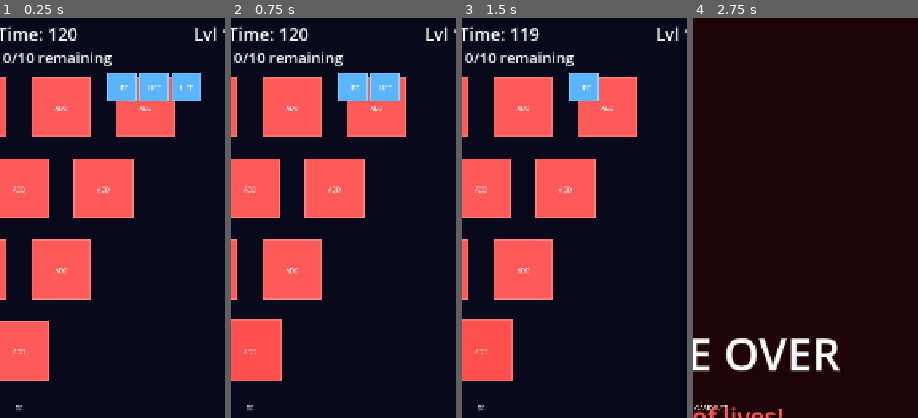
Above: before the commit, frames 1-4 (left to right).
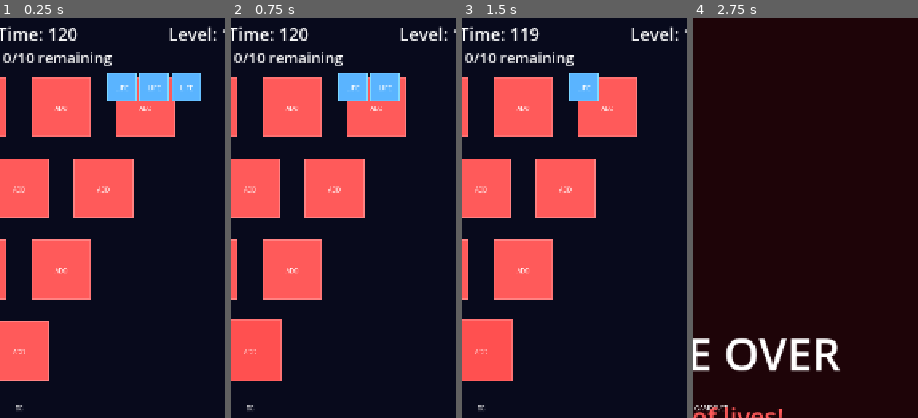
Above: after the commit, the same moments.

Repository: rajeshja/Math-Invaders-SDD
Game: Godot game, scene res://scenes/main.tscn
The game is run twice, just before and just after one commit, with the same random seed, the same clock (stepped at 60 frames per second) and the same inputs.
Inputs:
- Up to frame 1 (0.25 s): no input
- Up to frame 2 (0.75 s): click "15" at 0.5 s
- Up to frame 3 (1.5 s): click "10" at 1.25 s
- Up to frame 4 (2.75 s): click "7" at 2 s
The pictures show only the part of the screen within x 46-96%, y 1-51%; the shares and areas given below are measured in that part.

The runs differ from the first frame. In frame 1, 0.4% of the frame differs, in the area x 75-97%, y 2-6%; in frame 2, 0.4%; in frame 3, 0.4%; in frame 4, nothing differs.

Commit message:
Broken implementation of Phase 6.

Diff:
--- a/scenes/hud.tscn
+++ b/scenes/hud.tscn
@@ -20,7 +20,7 @@
 offset_bottom = 60.0
 theme_override_font_sizes/font_size = 28
 horizontal_alignment = 2
-text = "Lvl 1"
+text = "Level: 1"
 
 [node name="TimeLabel" type="Label" parent="."]
 offset_left = 280.0
--- /dev/null
+++ b/scenes/level_complete_banner.tscn
@@ -0,0 +1,21 @@
+[gd_scene load_steps=3 format=3 uid="uid://level_complete_banner_scene_001"]
+
+[ext_resource type="Script" path="res://scripts/level_complete_banner.gd" id="1"]
+[ext_resource type="Texture2D" path="res://assets/images/ui/level_complete_banner.png" id="2"]
+
+[node name="LevelCompleteBanner" type="CanvasLayer"]
+script = ExtResource("1")
+
+[node name="BannerImage" type="TextureRect" parent="."]
+anchors_preset = 8
+anchor_left = 0.5
+anchor_top = 0.5
+anchor_right = 0.5
+anchor_bottom = 0.5
+offset_left = -300.0
+offset_top = -100.0
+offset_right = 300.0
+offset_bottom = 100.0
+texture = ExtResource("2")
+
+[node name="Timer" type="Timer" parent="."]
--- a/scenes/main.tscn
+++ b/scenes/main.tscn
@@ -1,13 +1,15 @@
-[gd_scene load_steps=10 format=3 uid="uid://main_scene_001"]
+[gd_scene load_steps=12 format=3 uid="uid://main_scene_001"]
 
 [ext_resource type="Script" path="res://scripts/main.gd" id="1"]
 [ext_resource type="Script" path="res://scripts/wave_manager.gd" id="2"]
+[ext_resource type="Script" path="res://scripts/level_manager.gd" id="9"]
 [ext_resource type="Texture2D" path="res://assets/images/background/background_space.png" id="3"]
 [ext_resource type="PackedScene" path="res://scenes/player.tscn" id="4"]
 [ext_resource type="PackedScene" path="res://scenes/hud.tscn" id="5"]
 [ext_resource type="PackedScene" path="res://scenes/question_panel.tscn" id="6"]
 [ext_resource type="PackedScene" path="res://scenes/wave_banner.tscn" id="7"]
 [ext_resource type="PackedScene" path="res://scenes/game_over_overlay.tscn" id="8"]
+[ext_resource type="PackedScene" path="res://scenes/level_complete_banner.tscn" id="10"]
 
 [node name="Main" type="Node2D"]
 script = ExtResource("1")
@@ -30,10 +32,15 @@
 [node name="WaveManager" type="Node" parent="."]
 script = ExtResource("2")
 
+[node name="LevelManager" type="Node" parent="."]
+script = ExtResource("9")
+
 [node name="HUD" parent="." instance=ExtResource("5")]
 
 [node name="QuestionPanel" parent="." instance=ExtResource("6")]
 
 [node name="WaveBanner" parent="." instance=ExtResource("7")]
 
+[node name="LevelCompleteBanner" parent="." instance=ExtResource("10")]
+
 [node name="GameOverOverlay" parent="." instance=ExtResource("8")]
--- a/scripts/hud.gd
+++ b/scripts/hud.gd
@@ -1,14 +1,14 @@
 ## Updates the HUD's score and wave-progress displays in response to
 ## Main.gd/WaveManager signals (Tech Stack §5).
 ##
-## Level display is still placeholder wiring until Phase 6. Lives and
-## time are driven by GameManager signals.
+## Lives and time are driven by GameManager signals.
 class_name Hud
 extends CanvasLayer
 
 const LIFE_ICON: Texture2D = preload("res://assets/images/ui/life_icon.png")
 
 @onready var _score_label: Label = $ScoreLabel
+@onready var _level_label: Label = $LevelLabel
 @onready var _time_label: Label = $TimeLabel
 @onready var _wave_progress_label: Label = $WaveProgressLabel
 @onready var _lives_display: HBoxContainer = $LivesDisplay
@@ -28,6 +28,10 @@
 func update_score(score: int) -> void:
 	_score = score
 	_render_score()
+
+
+func update_level(level: int) -> void:
+	_level_label.text = "Level: %d" % level
 
 
 func update_lives(lives: int) -> void:
--- /dev/null
+++ b/scripts/level_complete_banner.gd
@@ -0,0 +1 @@
+extends WaveBanner
--- /dev/null
+++ b/scripts/level_manager.gd
@@ -0,0 +1,58 @@
+## Owns level boundaries: progression, difficulty, lives, attempts, and the
+## single level-wide timer. It is scene-owned by Main, not an autoload.
+class_name LevelManager
+extends Node
+
+signal level_changed(level: int)
+
+const CATEGORY_SEQUENCE: Array[String] = [
+	"addition", "subtraction", "multiplication", "division"
+]
+
+var wave_manager: Node = null
+var level_complete_banner: Node = null
+
+var current_level: int = 1
+var difficulty: int = 1
+var effective_tries_per_question: int = GameConfig.DEFAULT_TRIES_PER_QUESTION
+var category_sequence: Array[String] = CATEGORY_SEQUENCE.duplicate()
+var _level_clear_in_progress: bool = false
+
+
+func _ready() -> void:
+	if wave_manager == null and has_node("../WaveManager"):
+		wave_manager = get_node("../WaveManager")
+	if level_complete_banner == null and has_node("../LevelCompleteBanner"):
+		level_complete_banner = get_node("../LevelCompleteBanner")
+	if wave_manager != null and wave_manager.has_signal("all_waves_complete"):
+		wave_manager.all_waves_complete.connect(on_all_waves_complete)
+
+
+## Stage A uses difficulty 1. Each later level increases the generator's
+## difficulty by one, preserving the four categories while expanding their
+## operand ranges through the existing question strategies.
+func difficulty_for_level(level: int) -> int:
+	return max(1, level)
+
+
+func start_level() -> void:
+	category_sequence = CATEGORY_SEQUENCE.duplicate()
+	difficulty = difficulty_for_level(current_level)
+	effective_tries_per_question = GameConfig.get_tries_per_question(current_level)
+	wave_manager.set_category_sequence(category_sequence)
+	GameManager.reset_lives()
+	var limit := GameConfig.get_level_time_limit(current_level, category_sequence.size())
+	GameManager.start_level_timer(limit)
+	level_changed.emit(current_level)
+	wave_manager.start_first_wave(difficulty)
+
+
+func on_all_waves_complete() -> void:
+	if _level_clear_in_progress or GameManager.is_game_over():
+		return
+	_level_clear_in_progress = true
+	if level_complete_banner != null and level_complete_banner.has_method("show_banner"):
+		level_complete_banner.show_banner()
+	current_level += 1
+	start_level()
+	_level_clear_in_progress = false
--- a/scripts/main.gd
+++ b/scripts/main.gd
@@ -19,22 +19,21 @@
 @onready var _question_panel: QuestionPanel = $QuestionPanel
 @onready var _wave_banner: WaveBanner = $WaveBanner
 @onready var _game_over_overlay: GameOverOverlay = $GameOverOverlay
+@onready var _level_manager: LevelManager = $LevelManager
 
 var _current_question: Dictionary = {}
 var _accepting_input: bool = true
-var _current_level: int = 1
 var _attempt_tracker: RefCounted = QuestionAttemptTrackerScript.new()
 
 
 func _ready() -> void:
-	_attempt_tracker.configure(GameConfig.get_tries_per_question(_current_level))
 	GameManager.score_changed.connect(_hud.update_score)
 	GameManager.lives_changed.connect(_hud.update_lives)
 	GameManager.time_changed.connect(_hud.update_time)
 	GameManager.game_over.connect(_on_game_over)
+	_level_manager.level_changed.connect(_on_level_changed)
 	_hud.update_score(GameManager.score)
 	_hud.update_lives(GameManager.lives)
-	_start_level_timer()
 
 	_wave_manager.enemies_container = _enemies_container
 	_wave_manager.question_ready.connect(_on_question_ready)
@@ -48,18 +47,11 @@
 
 	_question_panel.answer_selected.connect(_on_answer_selected)
 
-	_wave_manager.start_first_wave()
+	_level_manager.start_level()
 
 
 func _process(delta: float) -> void:
 	GameManager.tick(delta)
-
-
-func _start_level_timer() -> void:
-	var wave_count: int = _wave_manager.category_sequence.size()
-	var limit: float = GameConfig.get_level_time_limit(_current_level, wave_count)
-	GameManager.start_level_timer(limit)
-	_hud.update_time(GameManager.time_remaining)
 
 
 func _on_question_ready(question: Dictionary) -> void:
@@ -69,6 +61,12 @@
 	_attempt_tracker.reset_question()
 	_accepting_input = true
 	_question_panel.set_question(question)
+
+
+func _on_level_changed(level: int) -> void:
+	_attempt_tracker.configure(_level_manager.effective_tries_per_question)
+	_hud.update_level(level)
+	_hud.update_time(GameManager.time_remaining)
 
 
 func _on_wave_cleared(_category: String) -> void:
--- a/scripts/wave_manager.gd
+++ b/scripts/wave_manager.gd
@@ -31,9 +31,10 @@
 ## this as the lives/damage trigger; WaveManager does not move enemies.
 signal wrong_answer
 
-## Emitted when the category_sequence is exhausted after a wave clears -
-## the hook point for Phase 6's LevelManager. Not acted on further here.
+## Emitted once when the category_sequence is exhausted after a wave clears.
 signal level_cleared
+## Phase 6 name for the level-boundary hook.
+signal all_waves_complete
 
 ## -- Config --------------------------------------------------------------
 ## Inverted-triangle formation: rows of 4 - 3 - 2 - 1 enemies from top to
@@ -77,7 +78,17 @@
 ## Starts (or restarts) a wave for the given category: clears any leftover
 ## enemies, spawns a fresh formation of 10, generates a question per
 ## enemy up front, and emits the first question_ready (Phase 3 FR3.2).
-func start_wave(category: String) -> void:
+func set_category_sequence(sequence: Array[String]) -> void:
+	if sequence.is_empty():
+		push_error("WaveManager: category_sequence cannot be empty.")
+		return
+	category_sequence = sequence.duplicate()
+	_sequence_index = category_sequence.find(current_category)
+
+
+func start_wave(category: String, wave_difficulty: int = -1) -> void:
+	if wave_difficulty >= 1:
+		difficulty = wave_difficulty
 	current_category = category
 	_clear_container()
 	enemies_per_wave = GameConfig.get_enemies_per_wave()
@@ -98,12 +109,12 @@
 
 ## Starts the first wave of the configured category_sequence. Convenience
 ## entry point for Main.gd's game-start call.
-func start_first_wave() -> void:
+func start_first_wave(wave_difficulty: int = -1) -> void:
 	_sequence_index = 0
 	if category_sequence.is_empty():
 		push_error("WaveManager: category_sequence is empty.")
 		return
-	start_wave(category_sequence[_sequence_index])
+	start_wave(category_sequence[_sequence_index], wave_difficulty)
 
 
 ## Returns the current active enemy: the frontmost/lowest-on-screen
@@ -171,9 +182,9 @@
 	wave_cleared.emit(current_category)
 	_sequence_index += 1
 	if _sequence_index >= category_sequence.size():
-		# Sequence exhausted - hook point for Phase 6's LevelManager.
 		level_cleared.emit()
-		_sequence_index = 0
+		all_waves_complete.emit()
+		return
 	start_wave(category_sequence[_sequence_index])
 
 
